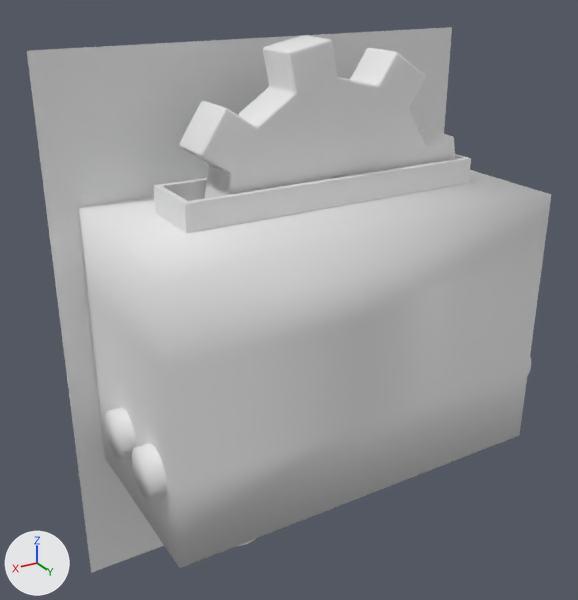
Two versions of the FBX model Assets/Visual/Models/Environment Models/Cliff Stuff/Pillars/Pillars BG/Industry_CogsPipes.fbx, one commit apart.
Both versions are drawn from a camera (50 mm lens) standing at (3.47, 5.97, 0.12) and looking at (0.17, 0.48, -2.62). The axes (+X, +Y, +Z) are drawn at lower left. The lights are the same throughout.

Script lines for the objects in view, before the commit:
```python
me_cube_012 = bpy.data.meshes.new('Cube.012')
me_cube_012.from_pydata(...)  # 16 vertices, 16 faces; spans x -1.41..1.28, y 0.32..0.9, z -1.98..-1.49
me_cylinder_005 = bpy.data.meshes.new('Cylinder.005')
me_cylinder_005.from_pydata(...)  # 896 vertices, 928 faces; spans x -1.29..1.29, y -0.2..0.2, z -1.29..1.29
me_cylinder_027 = bpy.data.meshes.new('Cylinder.027')
me_cylinder_027.from_pydata(...)  # 384 vertices, 353 faces; spans x 0.9..1.862, y 0.963..1.412, z -4.192..-3.185
ob_chimney_bent_01_003 = bpy.data.objects.new('Chimney Bent 01.003', me_cylinder_027)
ob_chimney_bent_01_003.location = (0.0, 0.0, 0.0)
ob_cog_template = bpy.data.objects.new('Cog Template', me_cylinder_005)
ob_cog_template.location = (-0.063, 0.613, -1.731)
ob_cube = bpy.data.objects.new('Cube', me_cube_012)
ob_cube.location = (0.0, 0.0, 0.0)
# also in view: 'Chimney Bent 01.002' at (1.38, 0.58, -3.69); 'Side BG Hole 02' at (0.0, 0.7, -2.88)
```
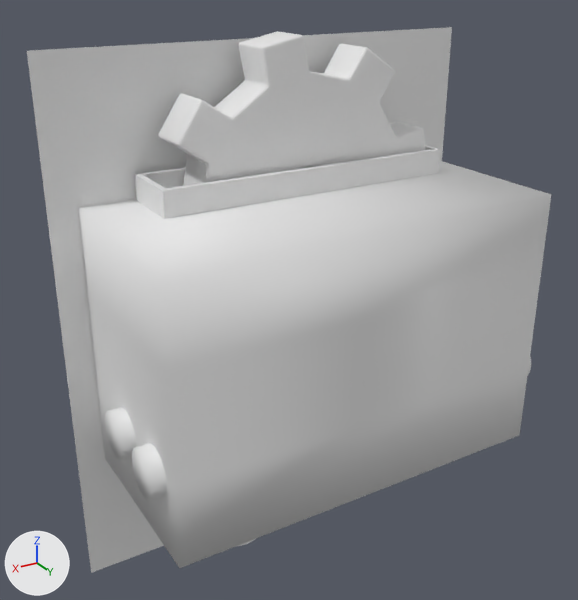
Pixel boxes [x1, y1, x2, y2] of what changed, in the pictures (578 x 600 px):
'Cog Template', moved
    before: [179, 35, 455, 199]
    after: [159, 31, 425, 186]
'Cube', moved
    before: [154, 154, 471, 233]
    after: [135, 145, 440, 219]

Patch to the scene script:
```diff
--- a/Assets/Visual/Models/Environment Models/Cliff Stuff/Pillars/Pillars BG/Industry_CogsPipes.fbx.py
+++ b/Assets/Visual/Models/Environment Models/Cliff Stuff/Pillars/Pillars BG/Industry_CogsPipes.fbx.py
@@ me_cube_012 @@
 me_cube_012.from_pydata(...)  # 16 vertices, 16 faces; spans x -1.41..1.28, y 0.32..0.9, z -1.98..-1.49
 # used by ob_cube; location = (0.0, 0.0, 0.0)
+# me_cube_012 part 1: the whole mesh is moved by (0.06, -0.61, 1.73)
@@ ob_cog_template @@
 ob_cog_template = bpy.data.objects.new('Cog Template', me_cylinder_005)
-ob_cog_template.location = (-0.063, 0.613, -1.731)
+ob_cog_template.location = (-0.063, 0.213, -1.731)
@@ ob_cube @@
 ob_cube = bpy.data.objects.new('Cube', me_cube_012)
-ob_cube.location = (0.0, 0.0, 0.0)
+ob_cube.location = (-0.063, 0.213, -1.731)
```
